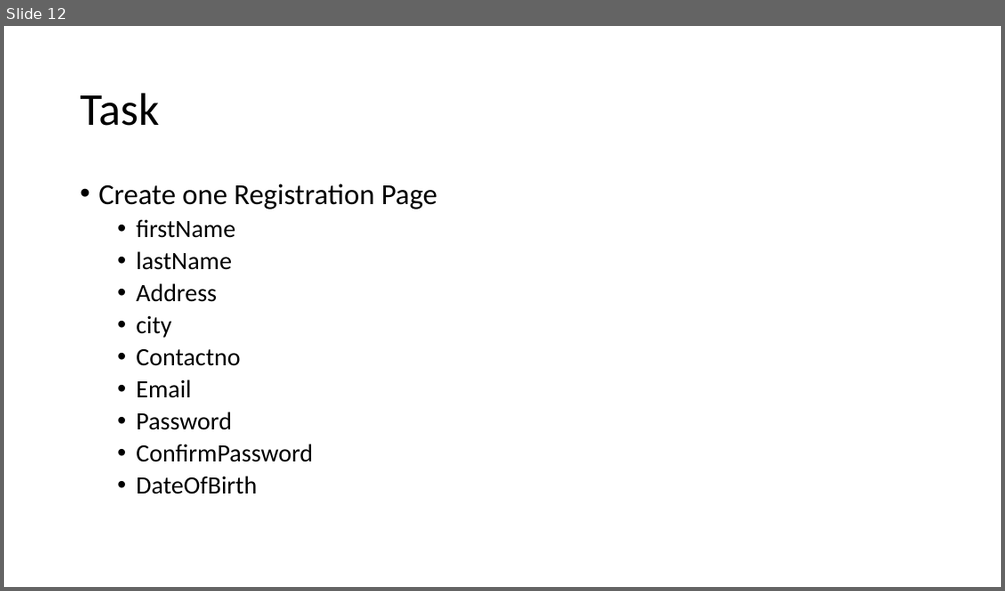
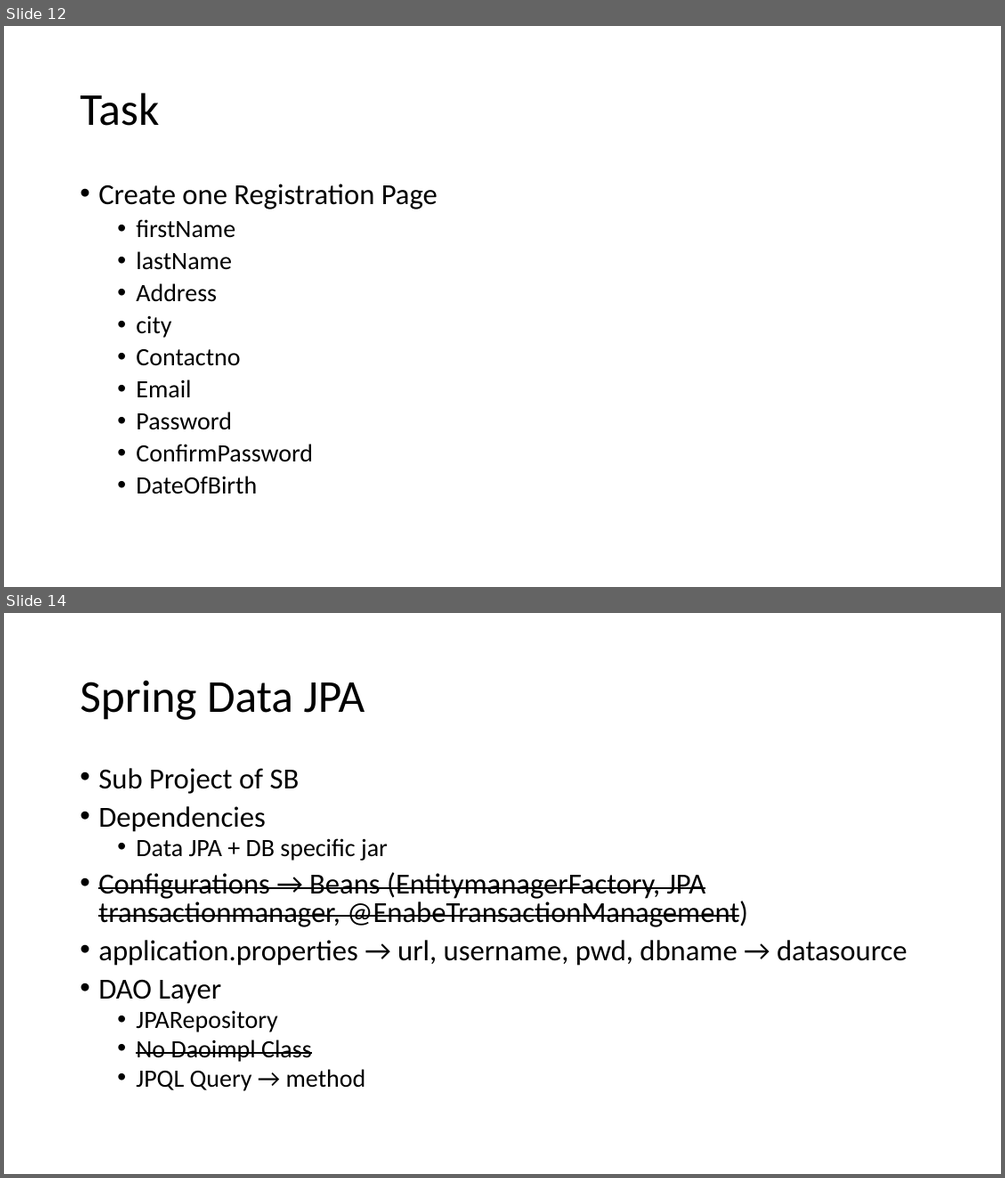
Before and after one commit to priyangm/pod_trg, a slide deck: FinishingSchool-June.pptx. Shown one above the other, each under a label of ours: slide 12 before the commit, slides 12 and 14 after it; the slides between them are not shown. The pictures are 1005x591 and 1005x1178 pixels, drawn with LibreOffice and Linux fonts; fonts in the diff are those of the drawing. Boxes give left, top, right and bottom in pixels: in the first picture for what was removed or moved away, otherwise in the second. Text is boxed around its words. In the diff, an @@ line names an element or a change of style, - is before the commit and + after.

```diff
--- a/FinishingSchool-June.pptx
+++ b/FinishingSchool-June.pptx
@@ slide 14 added at box(4, 613, 1001, 1174), background #FFFFFF @@
@@ title added at box(80, 680, 365, 720), 44 pt, text #000000 @@
+Spring Data JPA
@@ text added at box(98, 768, 907, 1091), 28 pt, text #000000 @@
+• Sub Project of SB
+• Dependencies
+  • Data JPA + DB specific jar
+• Configurations → Beans (EntitymanagerFactory, JPA transactionmanager, @EnabeTransactionManagement)
+• application.properties → url, username, pwd, dbname → datasource
+• DAO Layer
+  • JPARepository
+  • No Daoimpl Class
+  • JPQL Query → method
```
Also in this commit, not shown: 5 other slides added, 1 slide removed, 1 other file.
